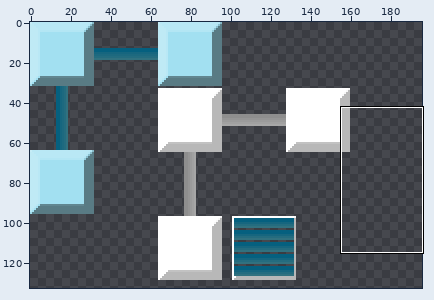
Sprite sheet -- Assets/Resources/Objects/Door.png. The first picture is a wide view before the edit; the outline marks the close-up.
Close-up. Earlier state:
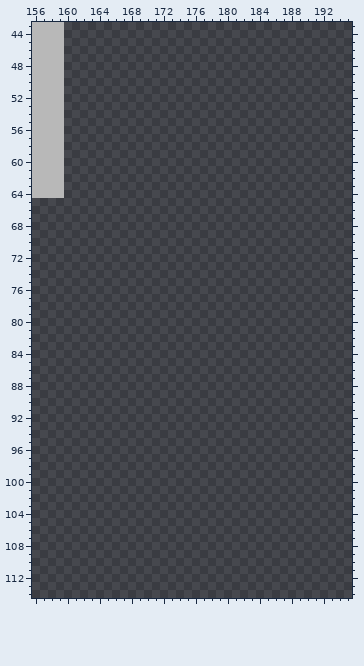
The file is 416x256 pixels. Colours within 5 levels of each other are drawn and written as one. Shown: x 156..195, y 43..114. The wide view leaves out empty margins.
The same view after the edit:
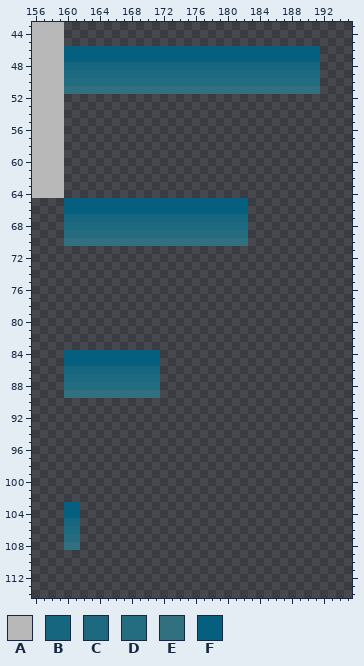
Palette (. is transparent): A #b8b8b8  B #16667f  C #1d697f  D #246c7f  E #31717f  F #05607f
Change:
y 46..47: x 160..191 ................................ -> FFFFFFFFFFFFFFFFFFFFFFFFFFFFFFFF
y 48: x 160..191 ................................ -> BBBBBBBBBBBBBBBBBBBBBBBBBBBBBBBB
y 49: x 160..191 ................................ -> CCCCCCCCCCCCCCCCCCCCCCCCCCCCCCCC
y 50: x 160..191 ................................ -> DDDDDDDDDDDDDDDDDDDDDDDDDDDDDDDD
y 51: x 160..191 ................................ -> EEEEEEEEEEEEEEEEEEEEEEEEEEEEEEEE
y 65..66: x 160..182 ....................... -> FFFFFFFFFFFFFFFFFFFFFFF
y 67: x 160..182 ....................... -> BBBBBBBBBBBBBBBBBBBBBBB
y 68: x 160..182 ....................... -> CCCCCCCCCCCCCCCCCCCCCCC
y 69: x 160..182 ....................... -> DDDDDDDDDDDDDDDDDDDDDDD
y 70: x 160..182 ....................... -> EEEEEEEEEEEEEEEEEEEEEEE
y 84..85: x 160..171 ............ -> FFFFFFFFFFFF
y 86: x 160..171 ............ -> BBBBBBBBBBBB
y 87: x 160..171 ............ -> CCCCCCCCCCCC
y 88: x 160..171 ............ -> DDDDDDDDDDDD
y 89: x 160..171 ............ -> EEEEEEEEEEEE
y 103..104: x 160..161 .. -> FF
y 105: x 160..161 .. -> BB
y 106: x 160..161 .. -> CC
y 107: x 160..161 .. -> DD
y 108: x 160..161 .. -> EE
Pixel boxes of the changes (left, top, right, bottom) in both close-ups:
added: (64, 46, 320, 94)
added: (64, 198, 248, 246)
added: (64, 350, 160, 398)
added: (64, 502, 80, 550)
